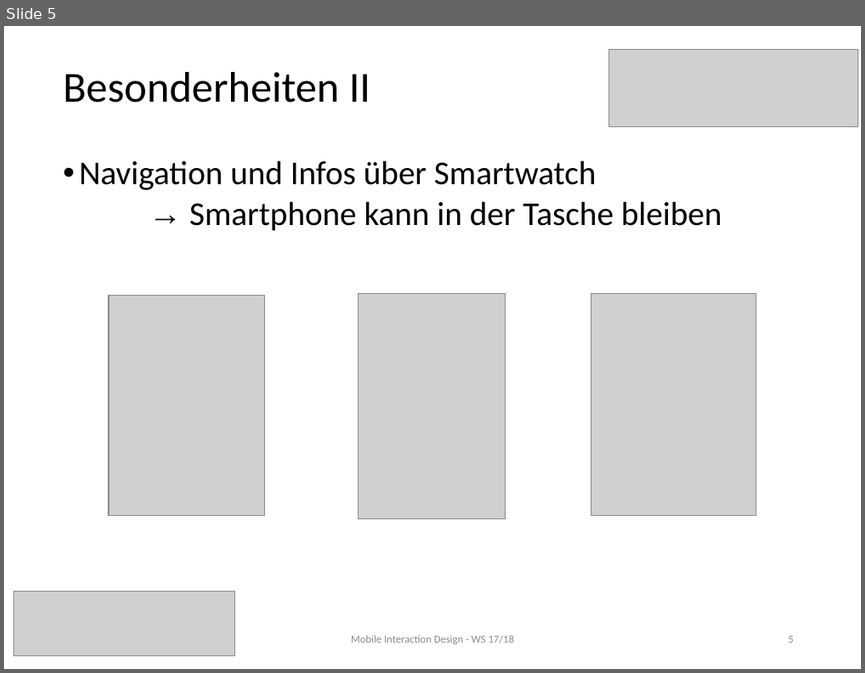
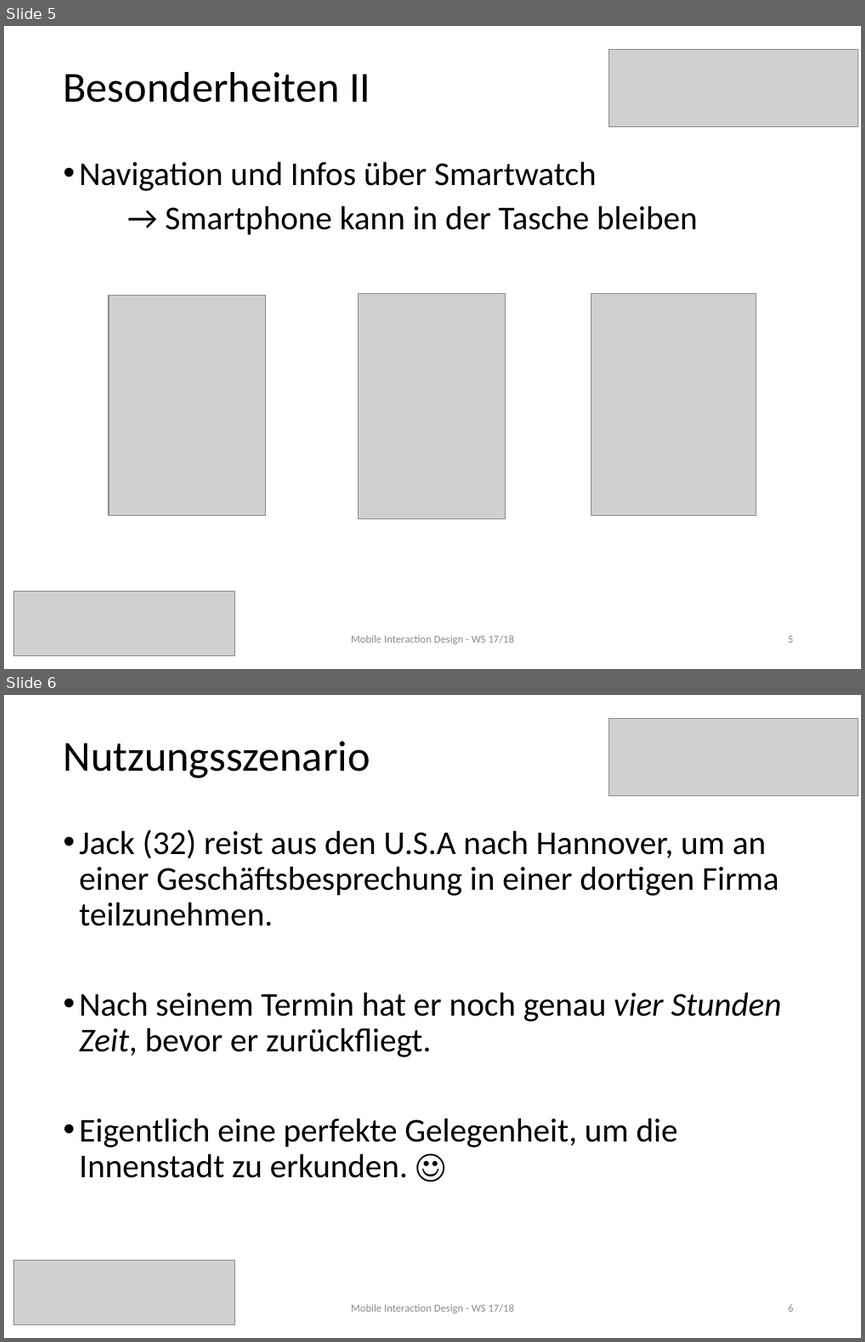
Before and after one commit to MIDw17group02/sightseeingApp, a slide deck: NiceTours Presentation.pptx. Shown one above the other, each under a label of ours: slide 5 before the commit, slides 5 and 6 after it. The pictures are 865x673 and 865x1342 pixels, drawn with LibreOffice and Linux fonts; fonts in the diff are those of the drawing; grey boxes stand for pictures. Boxes give left, top, right and bottom in pixels: in the first picture for what was removed or moved away, otherwise in the second. Text is boxed around its words. In the diff, an @@ line names an element or a change of style, - is before the commit and + after.

```diff
--- a/NiceTours Presentation.pptx
+++ b/NiceTours Presentation.pptx
@@ slide 6 added at [4,695,861,1338], background #FFFFFF @@
@@ picture added at [609,718,857,796] @@
@@ title added at [64,741,370,778], 36 pt, text #000000 @@
+Nutzungsszenario
@@ text added at [79,829,782,1178], 28 pt, text #000000 @@
+• Jack (32) reist aus den U.S.A nach Hannover, um an einer Geschäftsbesprechung in einer dortigen Firma teilzunehmen.
+• Nach seinem Termin hat er noch genau vier Stunden Zeit, bevor er zurückfliegt.
+• Eigentlich eine perfekte Gelegenheit, um die Innenstadt zu erkunden. ☺
@@ picture added at [14,1259,235,1325] @@
@@ text added at [351,1304,514,1313], 9 pt, text #8C8C8C @@
+Mobile Interaction Design - WS 17/18
@@ page number added at [788,1304,793,1311], 9 pt, text #8C8C8C @@
+6
@@ slide 5 changed as well @@
@@ text "Navigation und Infos über Smartwatch" at [79,161,698,235]: font Arial to Calibri in "→"; more space between paragraphs; line spacing 1 to 0.9 @@
@@ text "Mobile Interaction Design - WS ..." at [351,635,514,644]: text colour #8B8B8B to #8C8C8C @@
```
Also in this commit, not shown: 7 other slides changed, 1 other slide added, 3 slides removed, 16 other files.
